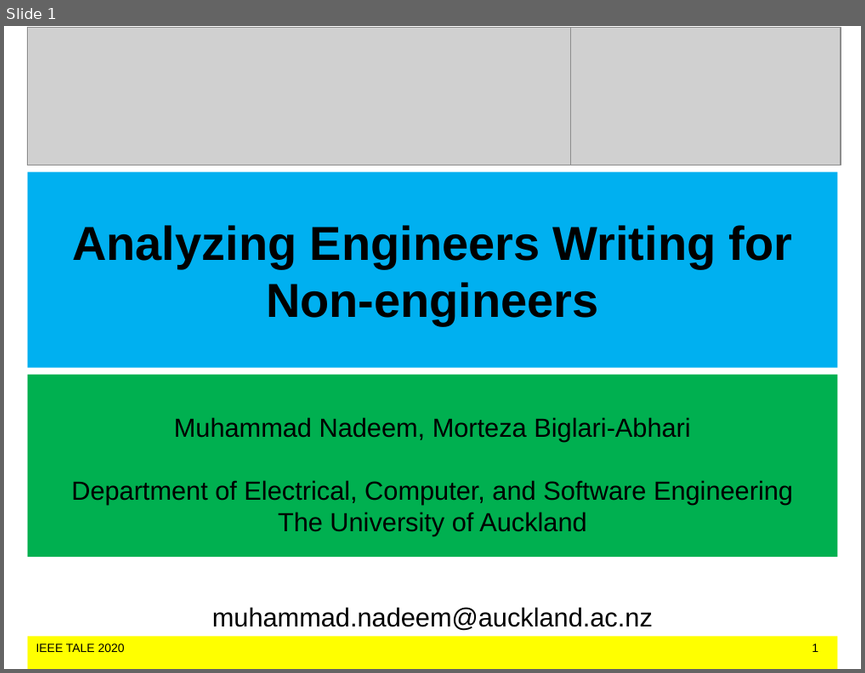
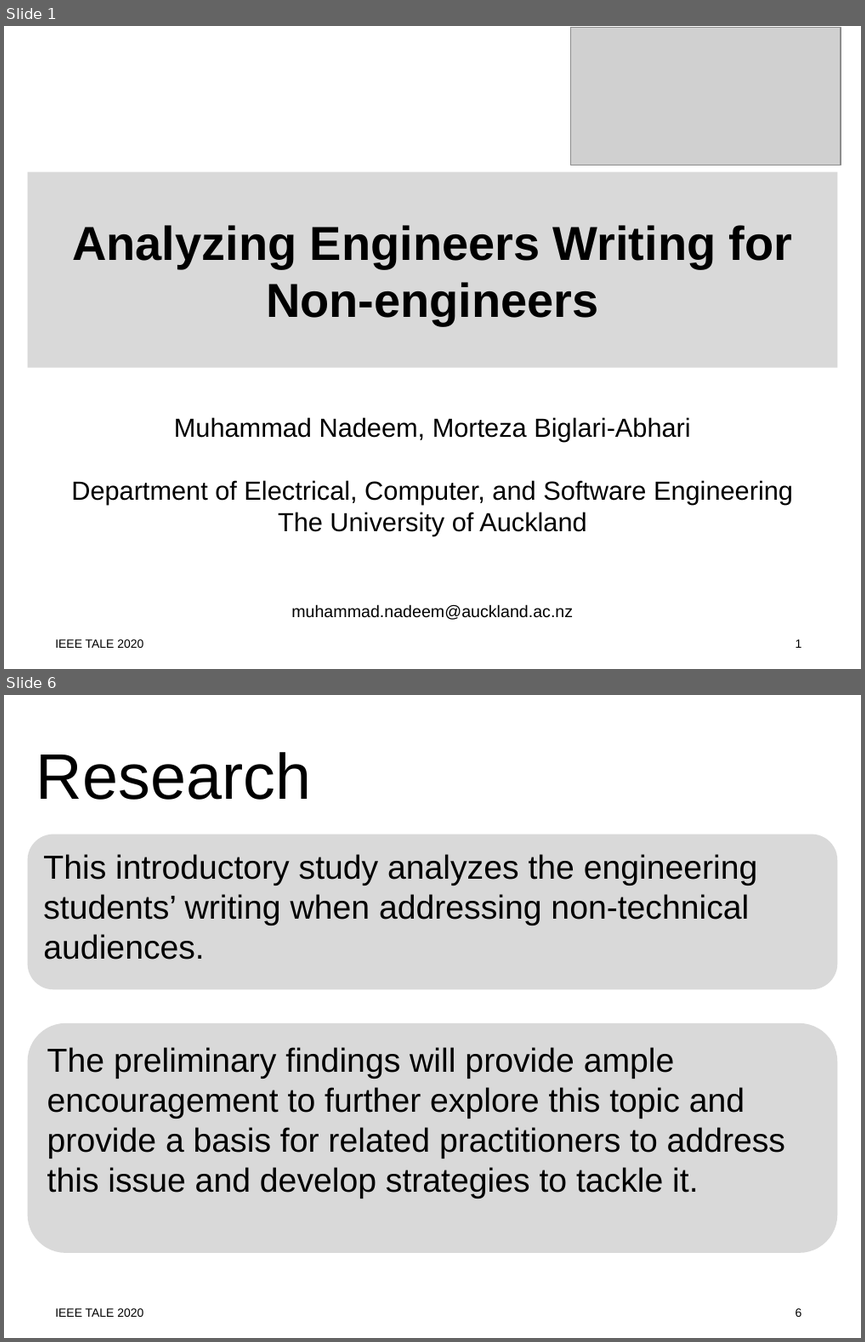
Before and after one commit to MuhammadNadeemAUM/Writing-Diet, a slide deck: Nadeem_IEEE TALE_259.ppt. Shown one above the other, each under a label of ours: slide 1 before the commit, slides 1 and 6 after it; the slides between them are not shown. The pictures are 865x673 and 865x1342 pixels, drawn with LibreOffice and Linux fonts; fonts in the diff are those of the drawing; grey boxes stand for pictures. Boxes give left, top, right and bottom in pixels: in the first picture for what was removed or moved away, otherwise in the second. Text is boxed around its words. In the diff, an @@ line names an element or a change of style, - is before the commit and + after.

```diff
--- a/Nadeem_IEEE TALE_259.ppt
+++ b/Nadeem_IEEE TALE_259.ppt
@@ slide 6 added at box(4, 695, 861, 1338), background #FFFFFF; not listed: 1 template element that a slide beside it also shows @@
@@ title added at box(36, 752, 311, 800), 54 pt, text #000000 @@
+Research
@@ rounded rectangle added at box(27, 834, 837, 989), fill #D9D9D9, 28 pt, text #000000 @@
+This introductory study analyzes the engineering students’ writing when addressing non-technical audiences.
@@ rounded rectangle added at box(27, 1023, 837, 1253), fill #D9D9D9, 28 pt, text #000000 @@
+The preliminary findings will provide ample encouragement to further explore this topic and provide a basis for related practitioners to address this issue and develop strategies to tackle it.
@@ slide 1 changed as well @@
@@ picture removed at box(27, 28, 570, 165) @@
@@ title "Analyzing Engineers Writing for Non-engineers" at box(27, 171, 837, 367): fill #00B0F0 to #D9D9D9 @@
@@ subtitle "Muhammad Nadeem, Morteza Biglari-Abhari": place and size @@
-subtitle "Muhammad Nadeem, Morteza Biglari-Abhari" at box(27, 374, 837, 556)
+subtitle "Muhammad Nadeem, Morteza Biglari-Abhari" at box(71, 417, 793, 619)
@@ subtitle "Muhammad Nadeem, Morteza Biglari-Abhari" at box(71, 417, 793, 619): fill #00B050 to none @@
@@ subtitle at box(291, 604, 573, 619): size 22 to 14 pt in "muhammad.nadeem@auckland.ac.nz"; less space between paragraphs @@
@@ text: place and size @@
-text at box(27, 636, 837, 669)
+text at box(55, 639, 802, 647)
@@ text at box(55, 639, 802, 647): fill #FFFF00 to none @@
```
Also in this commit, not shown: 2 other slides changed, 10 other slides added, 8 slides removed, 5 other files.
